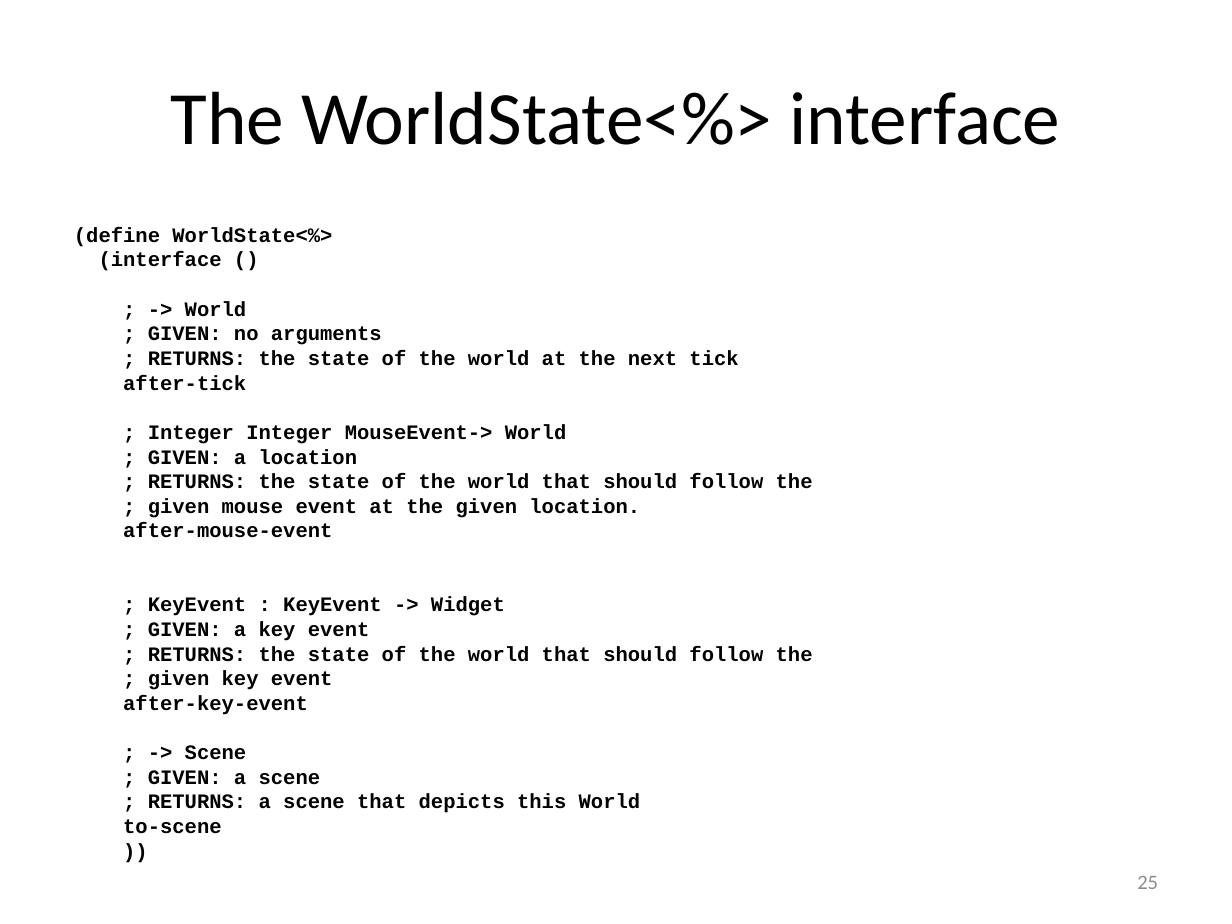
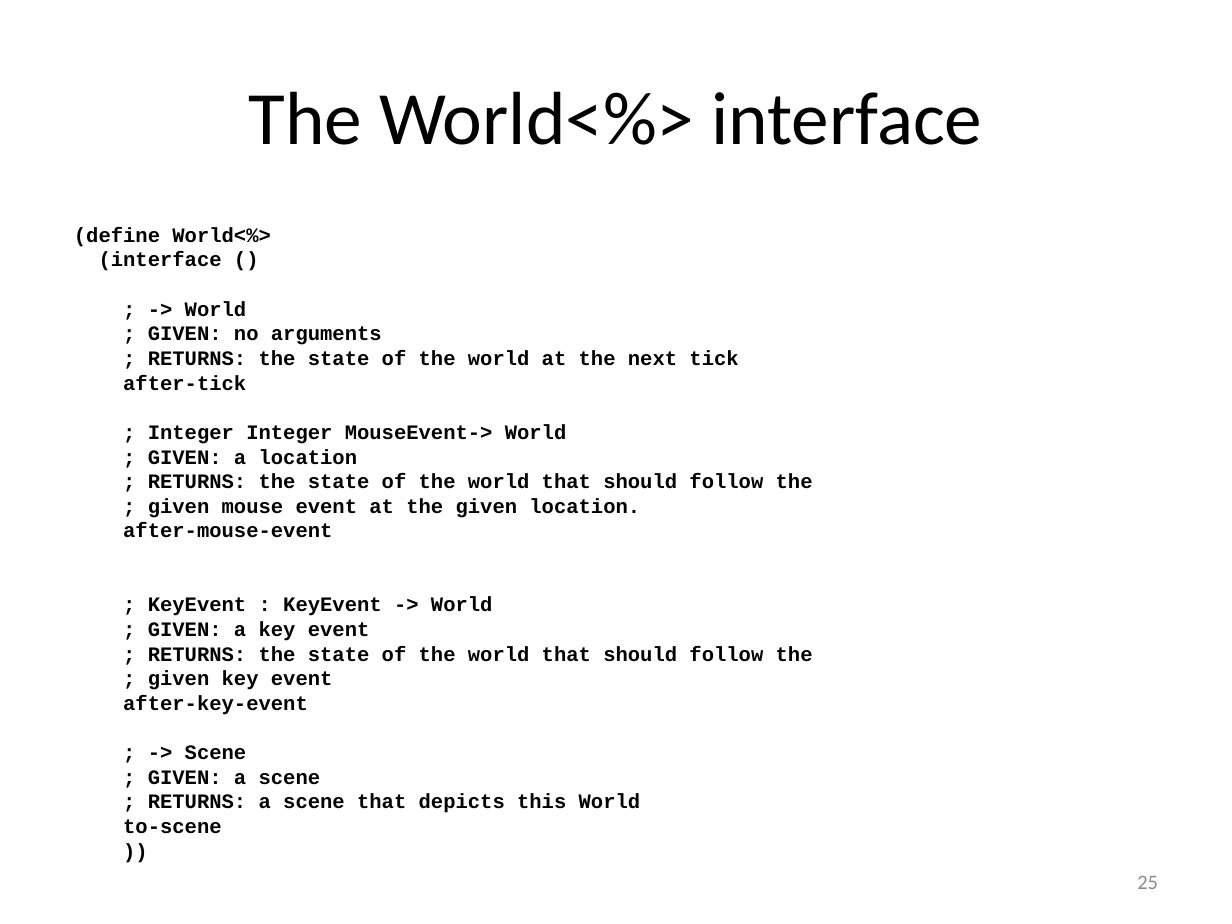
Before and after one commit to mwand/cs5010f16, a slide deck: slide 25 of Slides/Lesson 9.2 A Case Study- Space Invaders.pptx. Drawn at 1232x924 pixels with LibreOffice and Linux fonts; fonts in the diff are those of the drawing. Boxes give left, top, right and bottom in pixels: in the first picture for what was removed or moved away, otherwise in the second. Text is boxed around its words. In the diff, an @@ line names an element or a change of style, - is before the commit and + after.

```diff
--- a/Slides/Lesson 9.2 A Case Study- Space Invaders.pptx
+++ b/Slides/Lesson 9.2 A Case Study- Space Invaders.pptx
@@ title at <box>249,91,982,145</box>: text changed @@
-The WorldState<%> interface
+The World<%> interface
@@ text at <box>74,227,270,247</box>: text changed @@
-(define WorldState<%>
+(define World<%>
@@ text at <box>148,597,493,616</box>: text changed @@
-; KeyEvent : KeyEvent -> Widget
+; KeyEvent : KeyEvent -> World
```
Also in this commit, not shown: 14 other slides changed, 6 other files.
